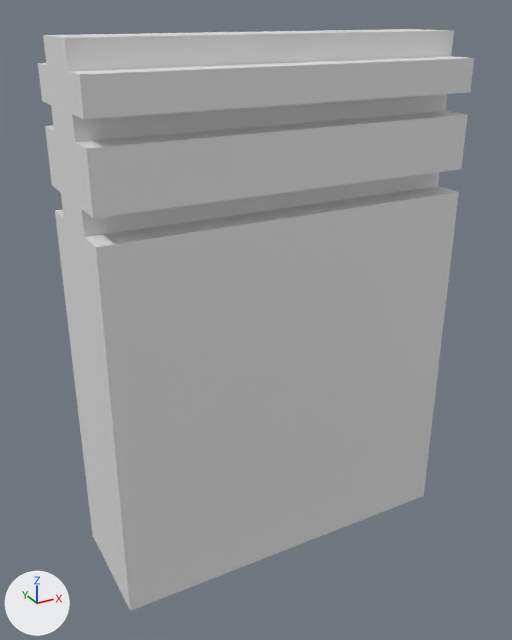
A saved change to the FBX model Assets/Assets/Models/Jeremi/Wall_01.fbx.
Both versions are drawn from a 50 mm lens placed at (-2.66, -4.68, 4.36), pointed at (-0.09, 0.01, 2.01). Every picture has the same lights, and +X, +Y and +Z are marked at lower left. Where no turn or scale is listed for an object, it has been applied to the vertices.

The scene before the commit, as lines of its bpy script (objects in view):
```python
me_cube_007 = bpy.data.meshes.new('Cube.007')
me_cube_007.from_pydata(...)  # 52 vertices, 50 faces; spans x -1.5..1.5, y -0.5..0.5, z 0.0..4.2
ob_wall_01 = bpy.data.objects.new('Wall_01', me_cube_007)
ob_wall_01.location = (0.0, 0.0, 0.0)
```
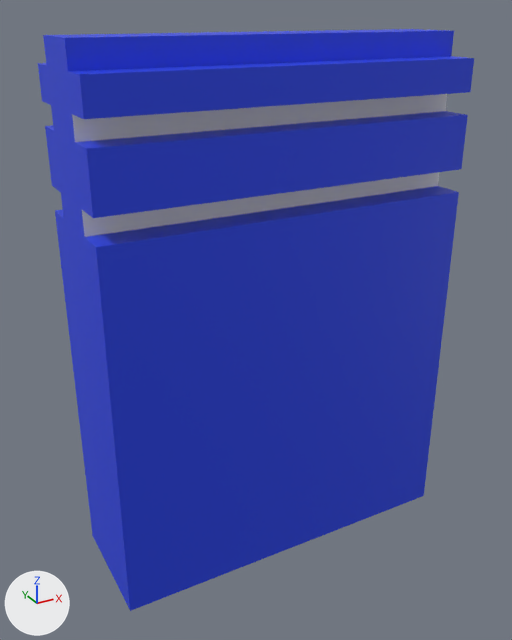
Where the change shows, as pixel boxes (x1, y1, x2, y2) in the pictures (512 x 640 px):
part 1 of me_cube_007, recoloured (white to blue)
    both: (38, 29, 474, 611)

What the commit changed:
Material 'Material_Light' (mat_material_light) is new.
Its base color is (0.8, 0.8, 0.8) (white #e7e7e7).
Material 'Material_Blue' (mat_material_blue) is new.
Its base color is (0.0163, 0.0532, 0.8) (blue #2241e7).
me_cube_007 has 52 vertices, 50 faces and spans x -1.5..1.5, y -0.5..0.5, z 0.0..4.2.
me_cube_007 is used by ob_wall_01; location (0.0, 0.0, 0.0).
me_cube_007 part 1: 46 of the faces centred in x -1.5..1.5, y -0.5..0.5, z 0.0..4.2 switch from no material to mat_material_blue (blue #2241e7).
me_cube_007 now uses material mat_material_light (white #e7e7e7).
